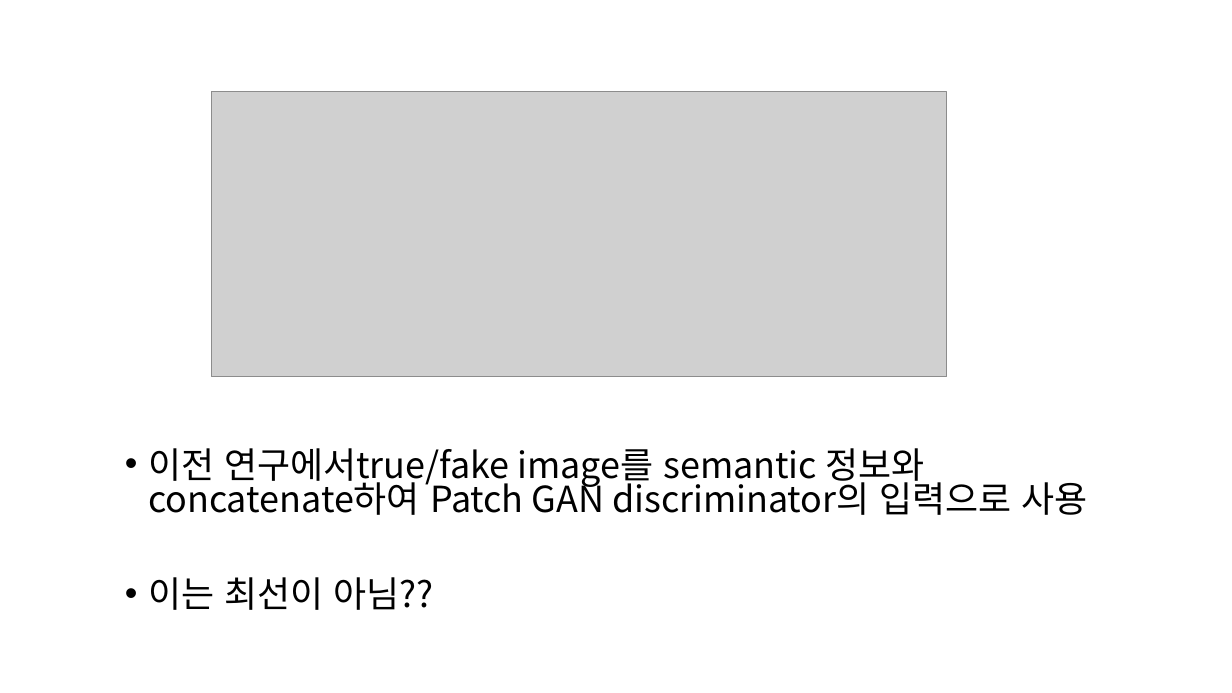
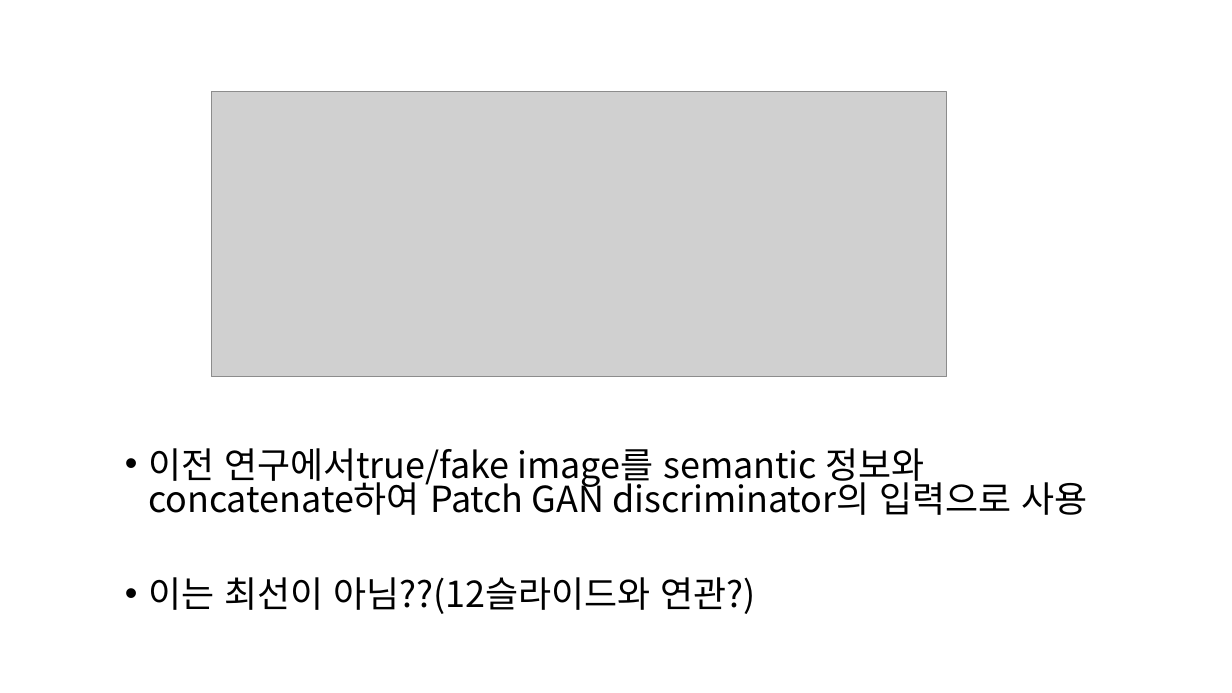
Before and after one commit to bbangsik13/paper-review, a slide deck: slide 7 of GAN/SESAME.pptx. Drawn at 1232x693 pixels with LibreOffice and Linux fonts; fonts in the diff are those of the drawing; grey boxes stand for pictures. Boxes give left, top, right and bottom in pixels: in the first picture for what was removed or moved away, otherwise in the second. Text is boxed around its words. In the diff, an @@ line names an element or a change of style, - is before the commit and + after.

```diff
--- a/GAN/SESAME.pptx
+++ b/GAN/SESAME.pptx
@@ text at [148, 577, 755, 614]: text changed @@
-• 이는 최선이 아님??
+• 이는 최선이 아님??(12슬라이드와 연관?)
```
Also in this commit, not shown: 6 other slides changed, 5 slides added, 1 slide removed.
